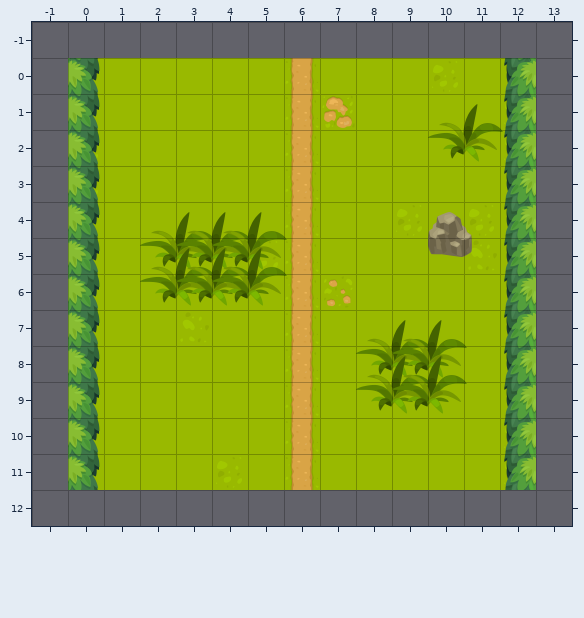
An edit to a level. Tiled map (JSON), assets/data/map/map002.json. Above: the version before the commit.
Cells are 256x256 px. Shown: x -1..13, y -1..12.
After:
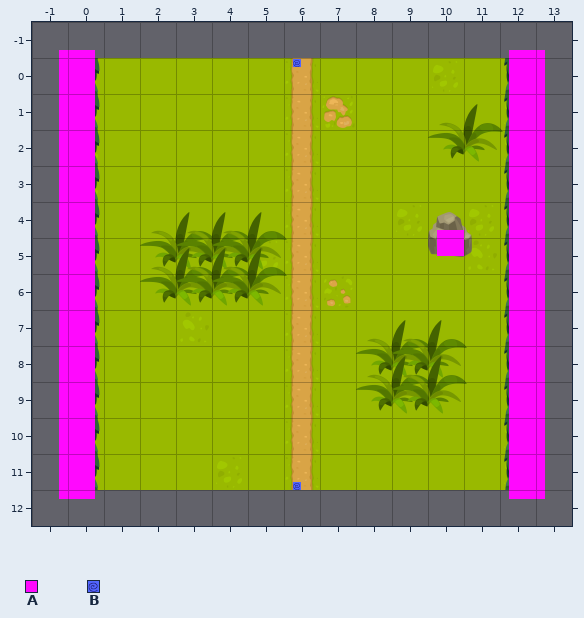
Key: from "info": A 0, B 1.
Objects are placed by their top-left corner, in cells (3,4 is the top-left corner of cell 3,4); size is 1x1 cell unless given.
The edit:
Layer "InfoMap" (added):
added: B "warp" at 6.2,0 size 0.2x0.2
added: A "obstacle" at 10.2,4.8 size 0.8x0.7
added: B "warp" at 6.2,11.8 size 0.2x0.2
added: A "obstacle" at -0.2,-0.2 size 1x12.5
added: A "obstacle" at 12.2,-0.2 size 1x12.5
